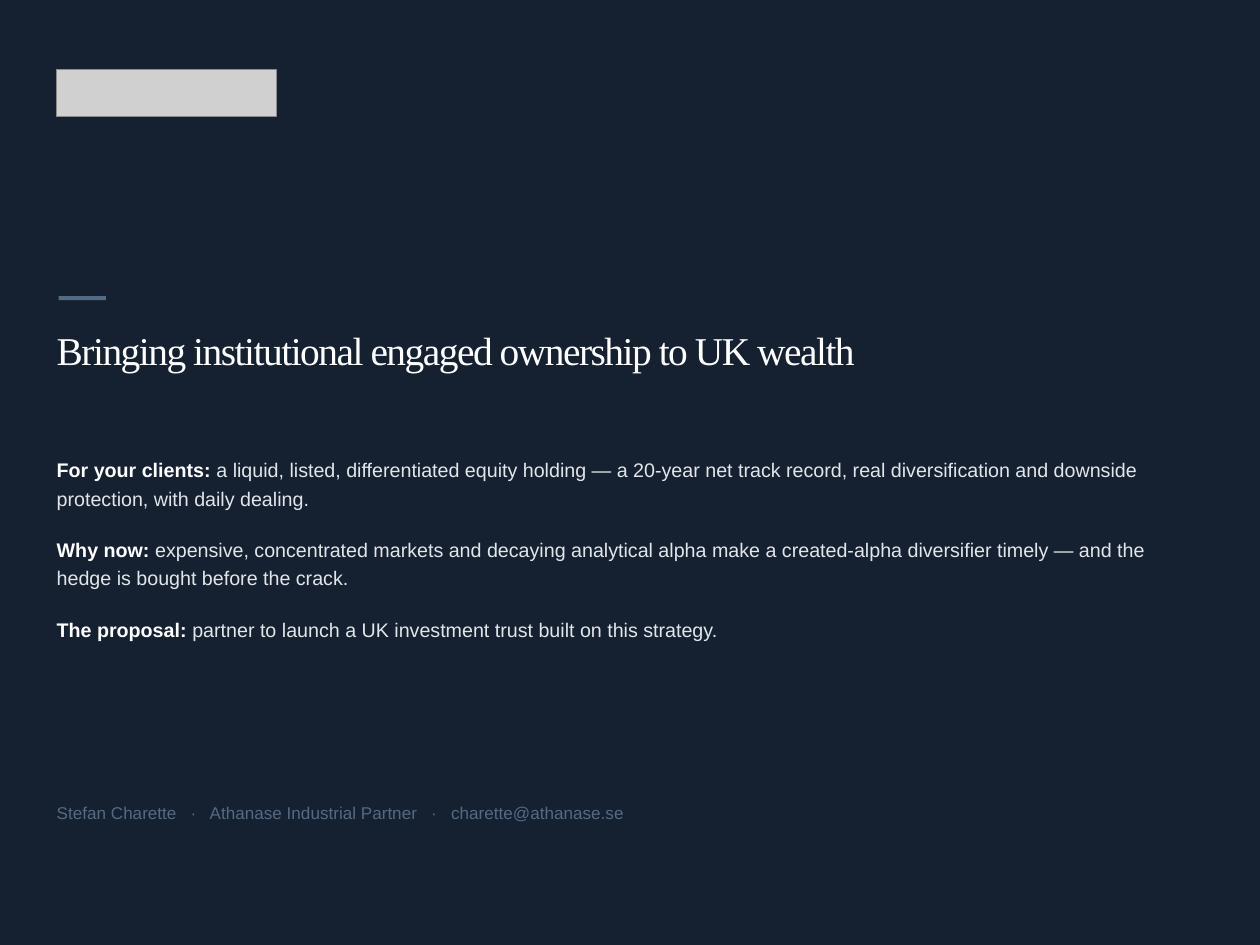
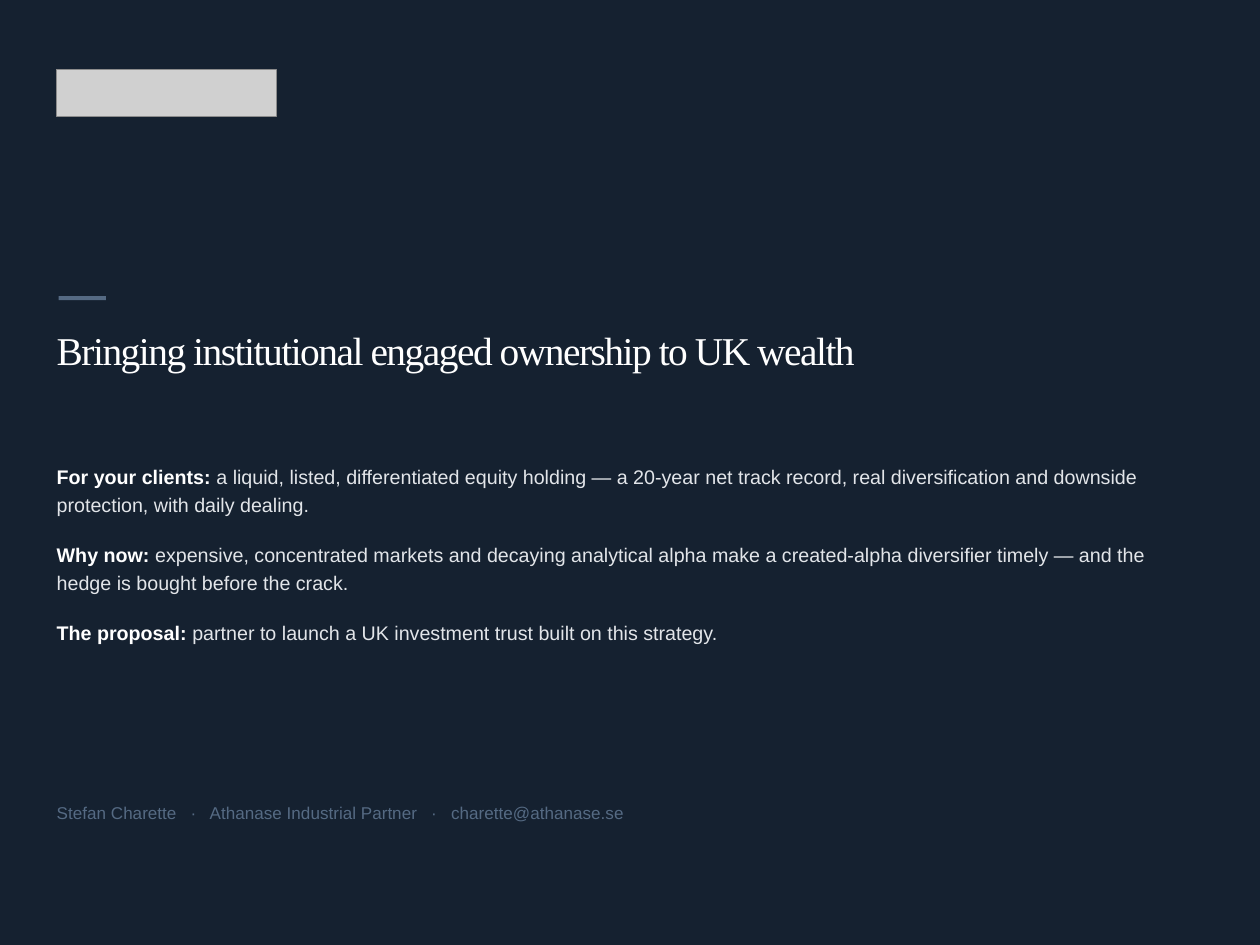
Before and after one commit to charette-lab/Claude, a slide deck: slide 20 of Athanase_Investment_Trust_Pitch.pptx (slide 10 before the commit). Drawn at 1260x945 pixels with LibreOffice and Linux fonts; fonts in the diff are those of the drawing; grey boxes stand for pictures. Boxes give left, top, right and bottom in pixels: in the first picture for what was removed or moved away, otherwise in the second. Text is boxed around its words. In the diff, an @@ line names an element or a change of style, - is before the commit and + after.

```diff
--- a/Athanase_Investment_Trust_Pitch.pptx
+++ b/Athanase_Investment_Trust_Pitch.pptx
@@ text "For your clients: a liquid, ..." at (57,469,1144,644): less space between paragraphs @@
```
Also in this commit, not shown: 8 other slides changed, 10 slides added, 1 other file.
